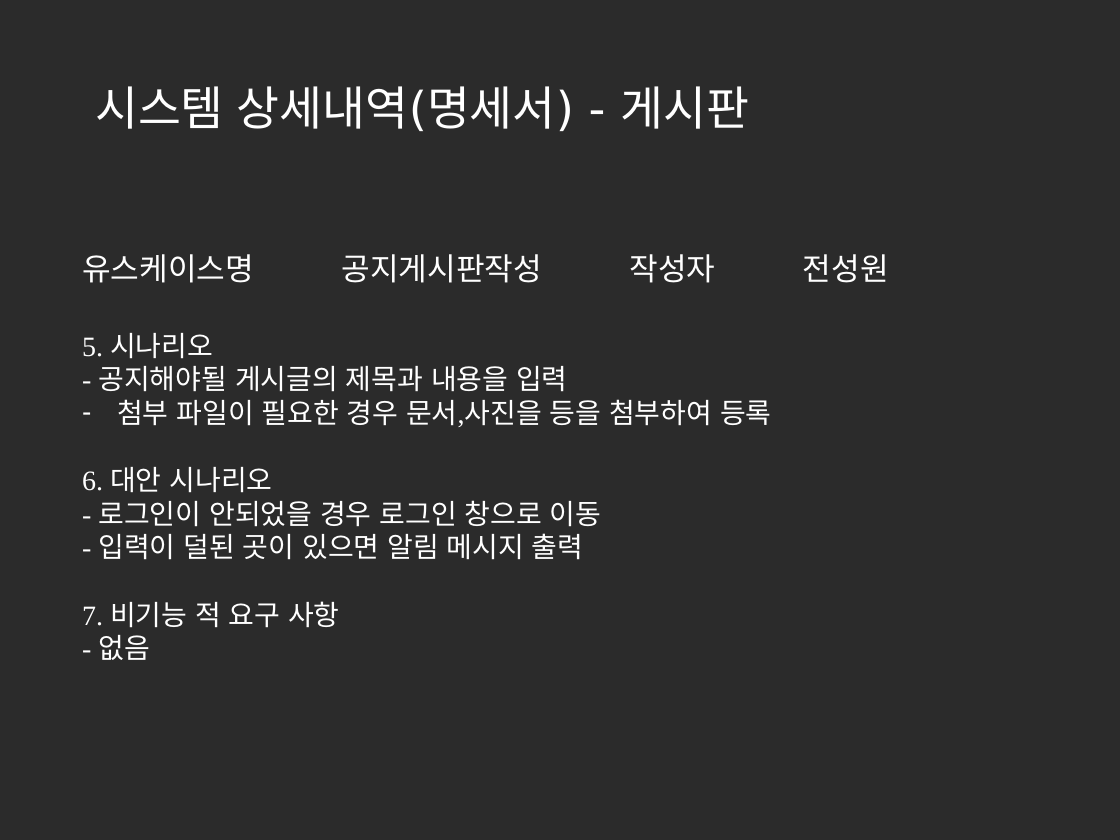
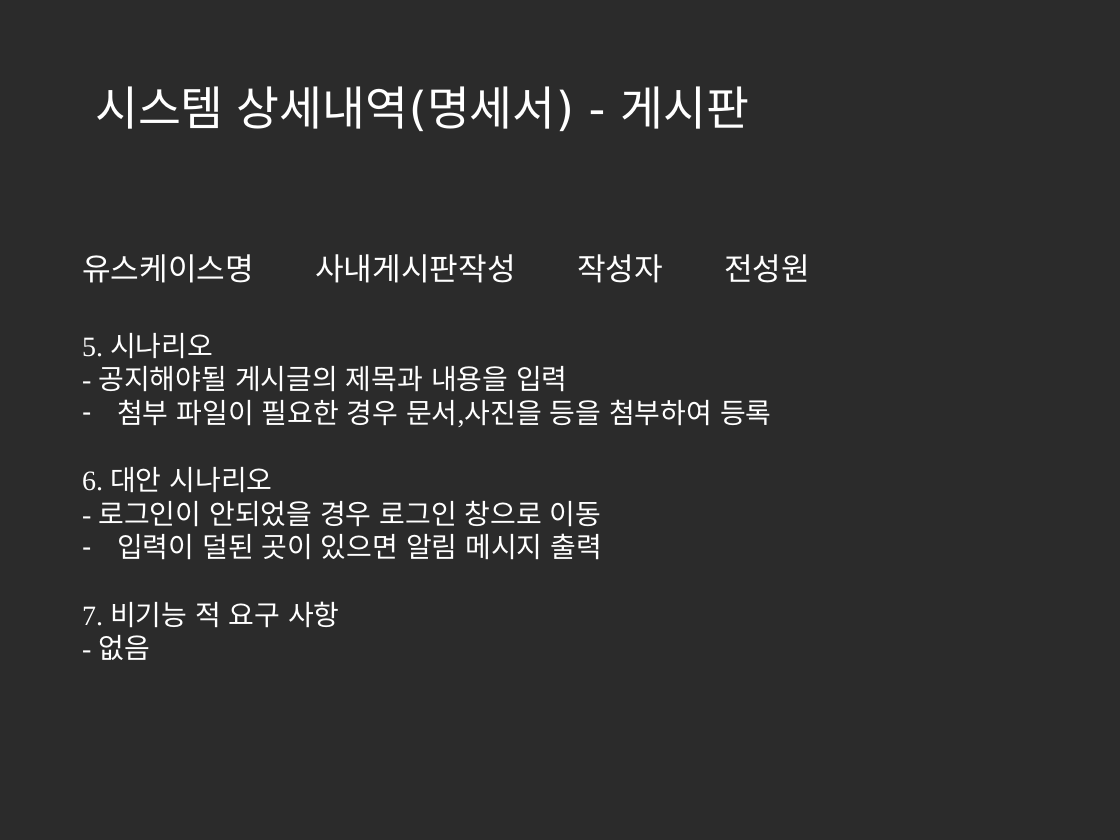
Before and after one commit to korea600/useful, a slide deck: slide 79 of Useful/UML/Presentation/useful_ppt_초안(수정중).pptx (slide 68 before the commit). Drawn at 1120x840 pixels with LibreOffice and Linux fonts; fonts in the diff are those of the drawing; background and template pictures are left out; a plain dark background stands for a picture behind light text. Boxes give left, top, right and bottom in pixels: in the first picture for what was removed or moved away, otherwise in the second. Text is boxed around its words. In the diff, an @@ line names an element or a change of style, - is before the commit and + after.

Commit message:
명세서 작성완료

```diff
--- a/Useful/UML/Presentation/useful_ppt_초안(수정중).pptx
+++ b/Useful/UML/Presentation/useful_ppt_초안(수정중).pptx
@@ text at (82,254,810,283): text changed @@
-유스케이스명 공지게시판작성 작성자 전성원
+유스케이스명 사내게시판작성 작성자 전성원
@@ text at (117,533,603,560): text changed @@
-- 입력이 덜된 곳이 있으면 알림 메시지 출력
+– 입력이 덜된 곳이 있으면 알림 메시지 출력
```
Also in this commit, not shown: 9 other slides changed, 90 slides added.
